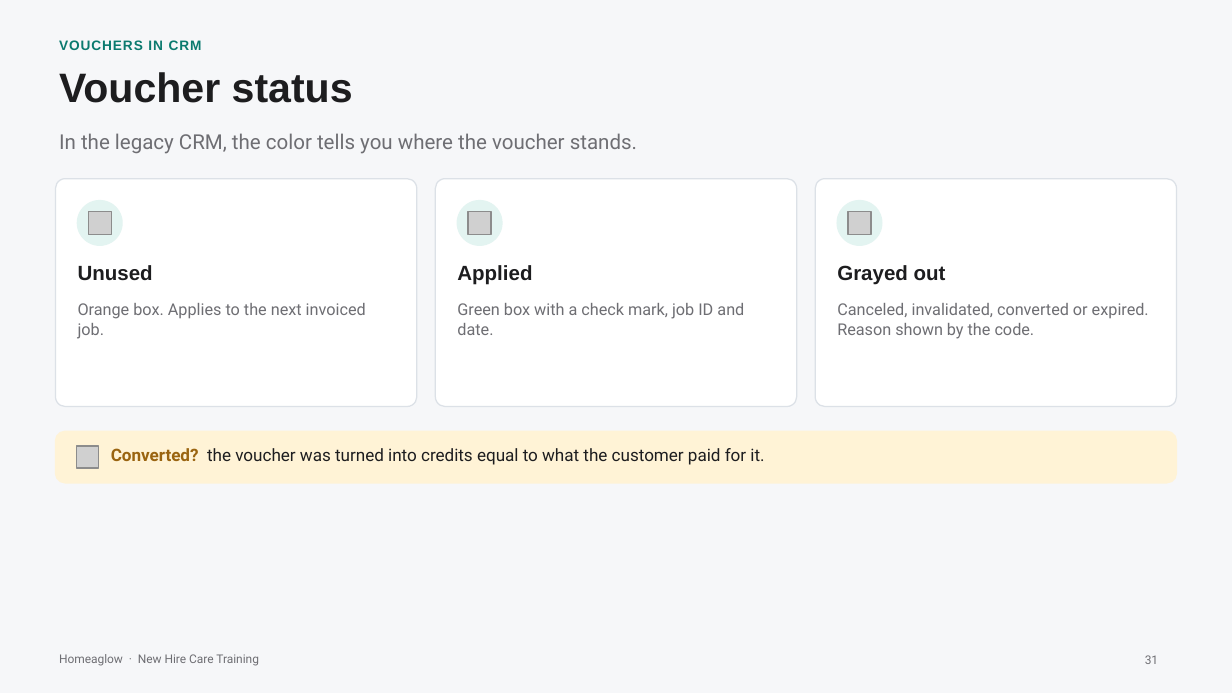
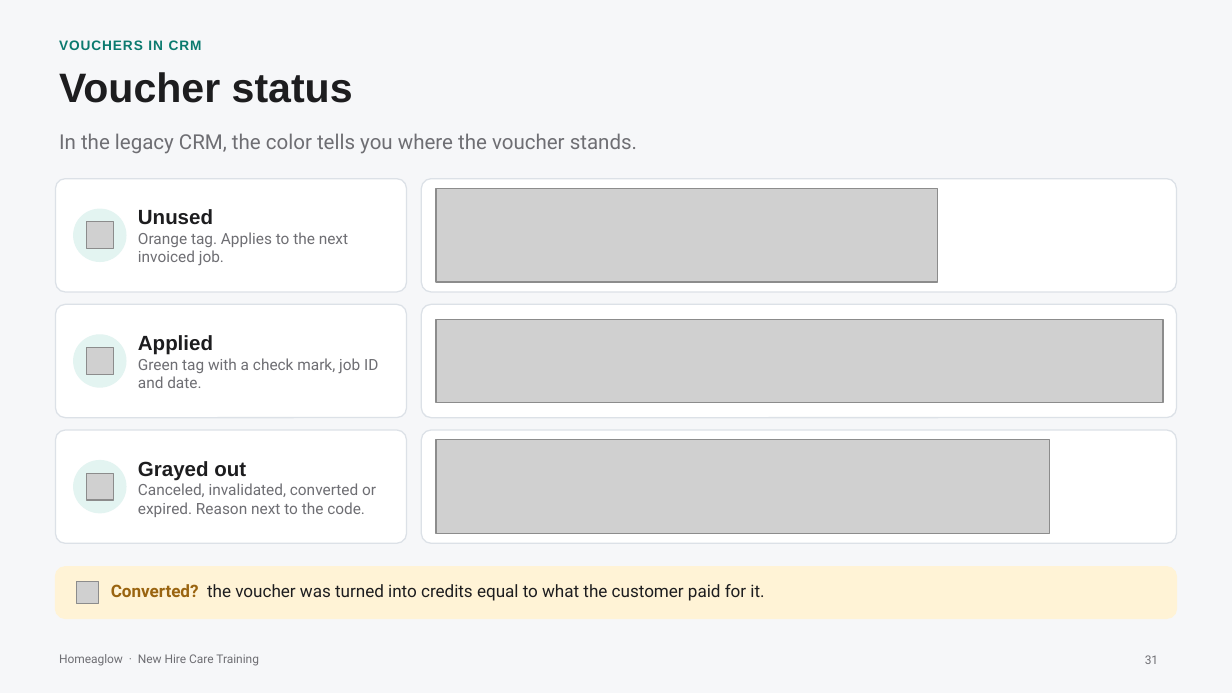
Before and after one commit to anjulimichelle/training, a slide deck: slide 31 of platform-mechanics/platform-operating-mechanics.pptx. Drawn at 1232x693 pixels with LibreOffice and Linux fonts; fonts in the diff are those of the drawing; grey boxes stand for pictures. Boxes give left, top, right and bottom in pixels: in the first picture for what was removed or moved away, otherwise in the second. Text is boxed around its words. In the diff, an @@ line names an element or a change of style, - is before the commit and + after.

```diff
--- a/platform-mechanics/platform-operating-mechanics.pptx
+++ b/platform-mechanics/platform-operating-mechanics.pptx
@@ rounded rectangle: place and size @@
-rounded rectangle at <box>55,179,416,407</box>
+rounded rectangle at <box>55,179,407,292</box>
@@ proportions changed in 3 elements at <box>55,179,407,292</box>, <box>421,304,1177,418</box>, <box>421,179,1177,292</box> @@
@@ rounded rectangle: place and size @@
-rounded rectangle at <box>435,179,796,407</box>
+rounded rectangle at <box>421,179,1177,292</box>
@@ ellipse: place and size @@
-ellipse at <box>78,201,122,245</box>
+ellipse at <box>74,209,126,261</box>
@@ text at <box>138,209,348,265</box>: text changed; size 9.5 to 9 pt @@
-Orange box. Applies to the next invoiced job.
+Unused
+Orange tag. Applies to the next invoiced job.
@@ picture added at <box>436,188,938,282</box> @@
@@ picture: place and size @@
-picture at <box>89,212,112,235</box>
+picture at <box>86,222,113,249</box>
@@ text removed at <box>78,265,153,281</box> @@
-Unused
@@ text removed at <box>457,265,532,285</box> @@
-Applied
@@ text removed at <box>837,265,946,285</box> @@
-Grayed out
@@ rounded rectangle added at <box>55,304,407,418</box>, fill #FFFFFF, outline #DCE1E7 0.75 pt @@
@@ rounded rectangle: place and size @@
-rounded rectangle at <box>816,179,1177,407</box>
+rounded rectangle at <box>421,304,1177,418</box>
@@ picture added at <box>436,319,1163,402</box> @@
@@ ellipse: place and size @@
-ellipse at <box>457,201,501,245</box>
+ellipse at <box>74,335,126,387</box>
@@ picture: place and size @@
-picture at <box>468,212,492,235</box>
+picture at <box>86,347,113,375</box>
@@ text at <box>138,335,378,388</box>: text changed; size 9.5 to 9 pt @@
-Green box with a check mark, job ID and date.
+Applied
+Green tag with a check mark, job ID and date.
@@ rounded rectangle added at <box>55,430,407,543</box>, fill #FFFFFF, outline #DCE1E7 0.75 pt @@
@@ vertical alignment top to middle in 3 elements at <box>138,335,378,388</box>, <box>138,209,348,265</box>, <box>138,461,376,517</box> @@
@@ rounded rectangle added at <box>421,430,1177,543</box>, fill #FFFFFF, outline #DCE1E7 0.75 pt @@
@@ picture added at <box>436,440,1050,533</box> @@
@@ ellipse: place and size @@
-ellipse at <box>838,201,882,245</box>
+ellipse at <box>74,461,126,513</box>
@@ picture: place and size @@
-picture at <box>848,212,871,235</box>
+picture at <box>86,473,113,500</box>
@@ text at <box>138,461,376,517</box>: text changed; size 9.5 to 9 pt @@
-Canceled, invalidated, converted or expired. Reason shown by the code.
+Grayed out
+Canceled, invalidated, converted or expired. Reason next to the code.
@@ 1 picture, 1 text, 1 rounded rectangle: place and size @@
-1 picture, 1 text, 1 rounded rectangle at <box>55,431,1177,483</box>
+1 picture, 1 text, 1 rounded rectangle at <box>55,567,1177,618</box>
```
Also in this commit, not shown: 4 other files.
